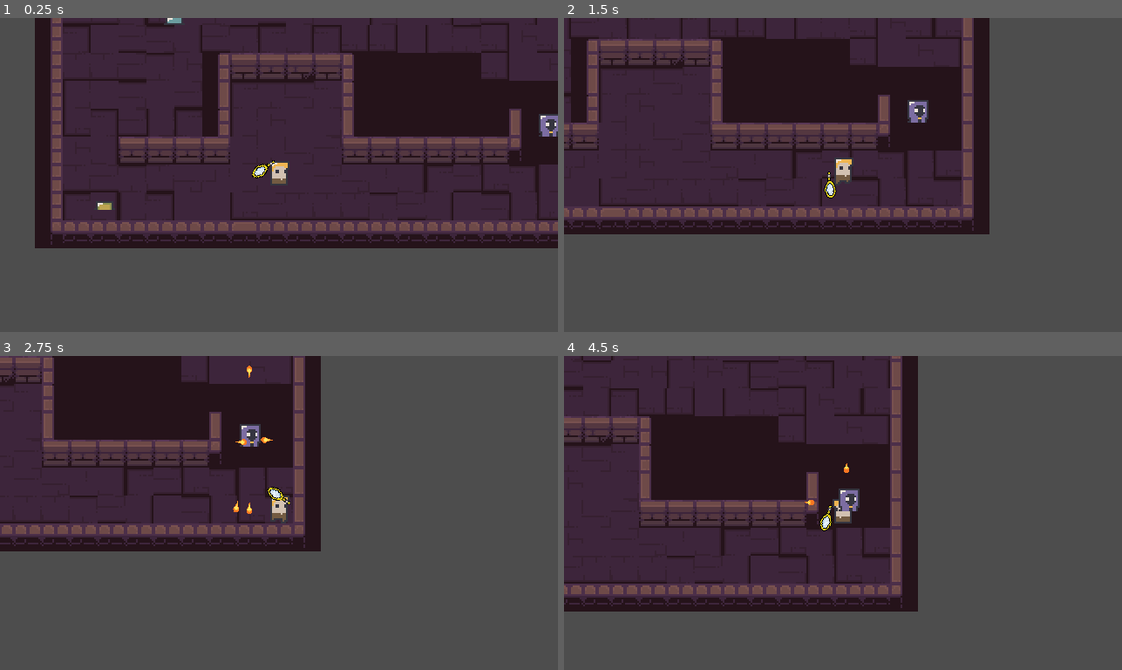
Above: before the commit, frames 1-4 (two rows, left to right).
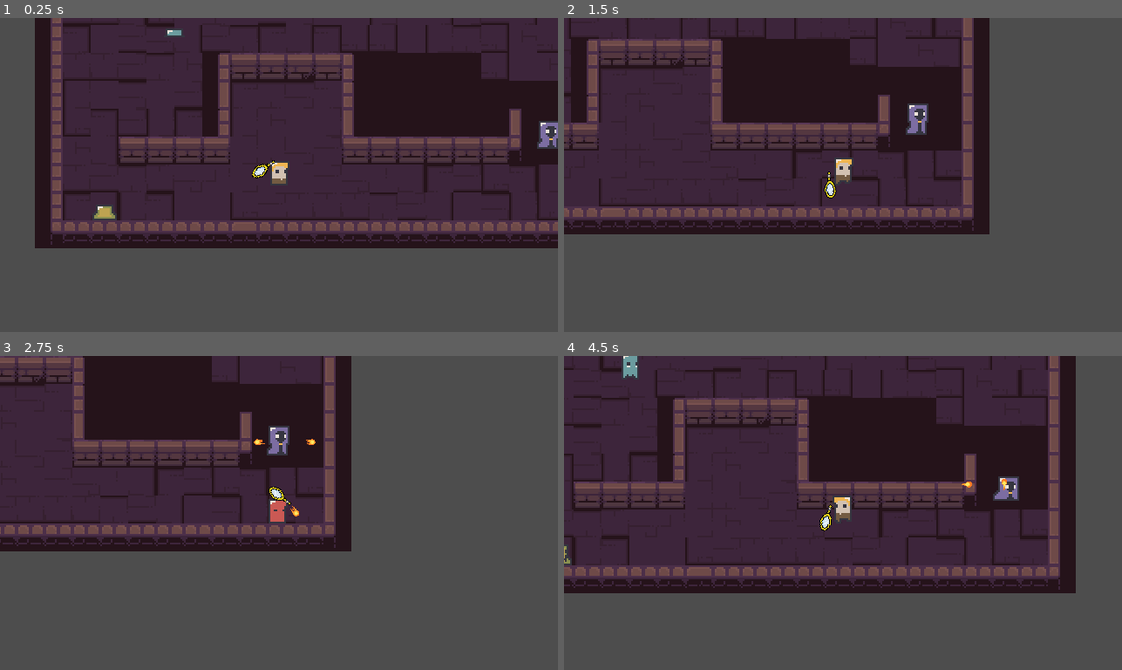
Above: after the commit, the same moments.

Repository: Z3BINI/mirror-attack
Game: Godot game, scene res://scenes/levels/test_level.tscn
The game is run twice, just before and just after one commit, with the same random seed, the same clock (stepped at 60 frames per second) and the same inputs. The project has no main scene, so this scene is started directly.
Inputs (mouse positions are in pixels of both pictures, inside the frame that each line leads up to):
- Up to frame 1 (0.25 s): no input
- Up to frame 2 (1.5 s): tap Enter at 0.5 s; move the mouse to (965, 159) at 0.52 s; hold D (move_right) 0.53-1.28 s; tap F (dash) at 0.6 s; move the mouse to (731, 190) at 1.27 s; hold S (move_down) from 1.28 s (still down); tap Shift (sprint) at 1.35 s
- Up to frame 3 (2.75 s): tap Space at 2 s; move the mouse to (334, 443) at 2.02 s; release S (move_down) at 2.03 s; hold D (move_right) from 2.03 s (still down); tap F (dash) at 2.1 s
- Up to frame 4 (4.5 s): move the mouse to (815, 575) at 2.77 s; release D (move_right) at 2.78 s; hold W (move_up) 2.78-3.53 s; tap Shift (sprint) at 2.85, 4.35 s; move the mouse to (1010, 560) at 3.52 s; hold A (move_left) from 3.53 s (still down); tap F (dash) at 3.6 s; move the mouse to (675, 465) at 4.27 s

The runs differ from the first frame. In frame 1, 0.5% of the frame differs, in the area x 16-100%, y 0-64%; in frame 2, 0.3%; in frame 3, 11%; in frame 4, 44%, in the area x 0-92%, y 0-82%.

Commit message:
Added animation manager to enemies & animations

Diff:
--- a/scenes/enemies/enemy.tscn
+++ b/scenes/enemies/enemy.tscn
@@ -127,17 +127,18 @@
 }
 
 [node name="EnemySpriteSheet" type="Sprite2D" parent="."]
-position = Vector2(0, -12)
+position = Vector2(0, -5)
 texture = ExtResource("1_y1l6t")
 hframes = 8
 vframes = 6
 
 [node name="Feet" type="CollisionShape2D" parent="."]
-position = Vector2(0, -1)
+position = Vector2(0, 6)
 rotation = 1.5708
 shape = SubResource("CapsuleShape2D_b4gsf")
 
 [node name="PlayerDetector" type="Area2D" parent="."]
+position = Vector2(0, 7)
 collision_layer = 0
 
 [node name="CollisionShape2D" type="CollisionShape2D" parent="PlayerDetector"]
@@ -145,6 +146,7 @@
 debug_color = Color(1, 0.741176, 0.298039, 0.419608)
 
 [node name="HurtBox" parent="." instance=ExtResource("7_drcld")]
+position = Vector2(0, 7)
 MAX_HP = 4.0
 
 [node name="CollisionShape2D" type="CollisionShape2D" parent="HurtBox"]
--- a/scenes/enemies/enemy_2.tscn
+++ b/scenes/enemies/enemy_2.tscn
@@ -8,7 +8,81 @@
 [ext_resource type="Texture2D" uid="uid://ovr3kc24ymtf" path="res://assets/dungeonSprites_ v1.5/necromancer_.png" id="6_txjn8"]
 [ext_resource type="PackedScene" uid="uid://fgciukqxweru" path="res://scenes/components/hurt_box.tscn" id="7_j22r5"]
 
+[sub_resource type="Animation" id="Animation_qbtqh"]
+resource_name = "idle"
+length = 0.500013
+loop_mode = 1
+step = 0.125
+tracks/0/type = "value"
+tracks/0/imported = false
+tracks/0/enabled = true
+tracks/0/path = NodePath("EnemySpriteSheet:frame")
+tracks/0/interp = 1
+tracks/0/loop_wrap = true
+tracks/0/keys = {
+"times": PackedFloat32Array(0, 0.125, 0.25, 0.375),
+"transitions": PackedFloat32Array(1, 1, 1, 1),
+"update": 1,
+"values": [0, 1, 2, 3]
+}
+
+[sub_resource type="Animation" id="Animation_xlsxr"]
+length = 0.001
+tracks/0/type = "value"
+tracks/0/imported = false
+tracks/0/enabled = true
+tracks/0/path = NodePath("EnemySpriteSheet:frame")
+tracks/0/interp = 1
+tracks/0/loop_wrap = true
+tracks/0/keys = {
+"times": PackedFloat32Array(0),
+"transitions": PackedFloat32Array(1),
+"update": 1,
+"values": [0]
+}
+
+[sub_resource type="Animation" id="Animation_ekwla"]
+resource_name = "moving"
+length = 0.666683
+loop_mode = 1
+step = 0.166667
+tracks/0/type = "value"
+tracks/0/imported = false
+tracks/0/enabled = true
+tracks/0/path = NodePath("EnemySpriteSheet:frame")
+tracks/0/interp = 1
+tracks/0/loop_wrap = true
+tracks/0/keys = {
+"times": PackedFloat32Array(0, 0.166667, 0.333333, 0.5),
+"transitions": PackedFloat32Array(1, 1, 1, 1),
+"update": 1,
+"values": [8, 9, 10, 11]
+}
+
+[sub_resource type="Animation" id="Animation_8p3jh"]
+resource_name = "took_dmg"
+length = 0.333342
+step = 0.0833333
+tracks/0/type = "value"
+tracks/0/imported = false
+tracks/0/enabled = true
+tracks/0/path = NodePath("EnemySpriteSheet:frame")
+tracks/0/interp = 1
+tracks/0/loop_wrap = true
+tracks/0/keys = {
+"times": PackedFloat32Array(0, 0.0833333, 0.166667, 0.25),
+"transitions": PackedFloat32Array(1, 1, 1, 1),
+"update": 1,
+"values": [24, 25, 26, 27]
+}
+
 [sub_resource type="AnimationLibrary" id="AnimationLibrary_nx30x"]
+_data = {
+"RESET": SubResource("Animation_xlsxr"),
+"idle": SubResource("Animation_qbtqh"),
+"moving": SubResource("Animation_ekwla"),
+"took_dmg": SubResource("Animation_8p3jh")
+}
 
 [sub_resource type="CapsuleShape2D" id="CapsuleShape2D_b4gsf"]
 radius = 1.0
@@ -18,7 +92,7 @@
 radius = 47.0
 
 [sub_resource type="RectangleShape2D" id="RectangleShape2D_qor1i"]
-size = Vector2(12, 13)
+size = Vector2(12, 15)
 
 [node name="Enemy2" type="CharacterBody2D" groups=["enemy"]]
 collision_layer = 2
@@ -53,17 +127,18 @@
 }
 
 [node name="EnemySpriteSheet" type="Sprite2D" parent="."]
-position = Vector2(0, -10)
+position = Vector2(0, -5)
 texture = ExtResource("6_txjn8")
 hframes = 8
-vframes = 6
+vframes = 5
 
 [node name="Feet" type="CollisionShape2D" parent="."]
-position = Vector2(0, -1)
+position = Vector2(0, 4)
 rotation = 1.5708
 shape = SubResource("CapsuleShape2D_b4gsf")
 
 [node name="PlayerDetector" type="Area2D" parent="."]
+position = Vector2(0, 5)
 collision_layer = 0
 
 [node name="CollisionShape2D" type="CollisionShape2D" parent="PlayerDetector"]
@@ -71,10 +146,11 @@
 debug_color = Color(1, 0.741176, 0.298039, 0.419608)
 
 [node name="HurtBox" parent="." instance=ExtResource("7_j22r5")]
+position = Vector2(0, 5)
 MAX_HP = 4.0
 
 [node name="CollisionShape2D" type="CollisionShape2D" parent="HurtBox"]
-position = Vector2(0, -6.5)
+position = Vector2(0, -5.5)
 shape = SubResource("RectangleShape2D_qor1i")
 
 [connection signal="body_entered" from="PlayerDetector" to="." method="_on_player_detector_body_entered"]
--- a/scenes/enemies/enemy_3.tscn
+++ b/scenes/enemies/enemy_3.tscn
@@ -8,7 +8,81 @@
 [ext_resource type="Texture2D" uid="uid://b7qmxa4h1poio" path="res://assets/dungeonSprites_ v1.5/slime_.png" id="6_d5ec2"]
 [ext_resource type="PackedScene" uid="uid://fgciukqxweru" path="res://scenes/components/hurt_box.tscn" id="7_j22r5"]
 
+[sub_resource type="Animation" id="Animation_s03th"]
+resource_name = "idle"
+length = 1.33335
+loop_mode = 2
+step = 0.166667
+tracks/0/type = "value"
+tracks/0/imported = false
+tracks/0/enabled = true
+tracks/0/path = NodePath("EnemySpriteSheet:frame")
+tracks/0/interp = 1
+tracks/0/loop_wrap = true
+tracks/0/keys = {
+"times": PackedFloat32Array(0.333333, 0.5, 0.666667, 0.833333),
+"transitions": PackedFloat32Array(1, 1, 1, 1),
+"update": 1,
+"values": [0, 1, 2, 3]
+}
+
+[sub_resource type="Animation" id="Animation_mm8mi"]
+length = 0.001
+tracks/0/type = "value"
+tracks/0/imported = false
+tracks/0/enabled = true
+tracks/0/path = NodePath("EnemySpriteSheet:frame")
+tracks/0/interp = 1
+tracks/0/loop_wrap = true
+tracks/0/keys = {
+"times": PackedFloat32Array(0),
+"transitions": PackedFloat32Array(1),
+"update": 1,
+"values": [0]
+}
+
+[sub_resource type="Animation" id="Animation_5hn7u"]
+resource_name = "moving"
+length = 0.666683
+loop_mode = 1
+step = 0.166667
+tracks/0/type = "value"
+tracks/0/imported = false
+tracks/0/enabled = true
+tracks/0/path = NodePath("EnemySpriteSheet:frame")
+tracks/0/interp = 1
+tracks/0/loop_wrap = true
+tracks/0/keys = {
+"times": PackedFloat32Array(0, 0.166667, 0.333333, 0.5),
+"transitions": PackedFloat32Array(1, 1, 1, 1),
+"update": 1,
+"values": [8, 9, 10, 11]
+}
+
+[sub_resource type="Animation" id="Animation_4emyt"]
+resource_name = "took_dmg"
+length = 0.333342
+step = 0.0833333
+tracks/0/type = "value"
+tracks/0/imported = false
+tracks/0/enabled = true
+tracks/0/path = NodePath("EnemySpriteSheet:frame")
+tracks/0/interp = 1
+tracks/0/loop_wrap = true
+tracks/0/keys = {
+"times": PackedFloat32Array(0, 0.0833333, 0.166667, 0.25),
+"transitions": PackedFloat32Array(1, 1, 1, 1),
+"update": 1,
+"values": [24, 25, 26, 27]
+}
+
 [sub_resource type="AnimationLibrary" id="AnimationLibrary_nx30x"]
+_data = {
+"RESET": SubResource("Animation_mm8mi"),
+"idle": SubResource("Animation_s03th"),
+"moving": SubResource("Animation_5hn7u"),
+"took_dmg": SubResource("Animation_4emyt")
+}
 
 [sub_resource type="CapsuleShape2D" id="CapsuleShape2D_b4gsf"]
 radius = 1.0
@@ -75,17 +149,18 @@
 }
 
 [node name="EnemySpriteSheet" type="Sprite2D" parent="."]
-position = Vector2(0, -10)
+position = Vector2(0, -6)
 texture = ExtResource("6_d5ec2")
 hframes = 8
-vframes = 6
+vframes = 5
 
 [node name="Feet" type="CollisionShape2D" parent="."]
-position = Vector2(0, -1)
+position = Vector2(0, 3)
 rotation = 1.5708
 shape = SubResource("CapsuleShape2D_b4gsf")
 
 [node name="PlayerDetector" type="Area2D" parent="."]
+position = Vector2(0, 4)
 collision_layer = 0
 
 [node name="CollisionShape2D" type="CollisionShape2D" parent="PlayerDetector"]
@@ -93,13 +168,15 @@
 debug_color = Color(1, 0.741176, 0.298039, 0.419608)
 
 [node name="HurtBox" parent="." instance=ExtResource("7_j22r5")]
+position = Vector2(0, 4)
 MAX_HP = 4.0
 
 [node name="CollisionShape2D" type="CollisionShape2D" parent="HurtBox"]
-position = Vector2(0, -6.5)
+position = Vector2(0, -4.5)
 shape = SubResource("RectangleShape2D_qor1i")
 
 [node name="VanishEffect" type="GPUParticles2D" parent="."]
+position = Vector2(0, 4)
 emitting = false
 amount = 32
 process_material = SubResource("ParticleProcessMaterial_8bja8")
--- a/scripts/enemies/enemy.gd
+++ b/scripts/enemies/enemy.gd
@@ -3,19 +3,21 @@
 @export var PLAYER : CharacterBody2D
 @export_enum('TYPE1', 'TYPE2', 'TYPE3') var ENEMY_TYPE : String
 @export var vanish_effect : GPUParticles2D
-@export var KNOCK_BACK_STRENGTH : float = 100.0
+@export var KNOCK_BACK_STRENGTH : float = 175
 
 var player_in_range : bool = false
 var sprite : Sprite2D
 var took_dmg : bool = false
+var animation_player : AnimationPlayer
 
 # Called when the node enters the scene tree for the first time.
 func _ready():
 	sprite = $EnemySpriteSheet
+	animation_player = $AnimationPlayer
 
 # Called every frame. 'delta' is the elapsed time since the previous frame.
 func _process(_delta):
-	pass
+	animation_manager()
 
 func _physics_process(_delta):
 	move_and_slide()
@@ -27,4 +29,18 @@
 	player_in_range = false
 
 func knock_back(dir):
-	velocity = ((global_position - dir).normalized() * KNOCK_BACK_STRENGTH)
+	velocity = Vector2.ZERO
+	velocity = ((-dir).normalized()) * KNOCK_BACK_STRENGTH  # his direction minus my direction!
+
+func animation_manager():
+	sprite.flip_h = (velocity.x < 0)
+
+	if took_dmg:
+			animation_player.play("took_dmg")
+			await animation_player.animation_finished
+			took_dmg = false
+
+	if velocity != Vector2.ZERO:
+		animation_player.play("moving")
+	else:
+		animation_player.play("idle")
--- a/scripts/states/enemy_states/idle.gd
+++ b/scripts/states/enemy_states/idle.gd
@@ -3,6 +3,7 @@
 
 @export var MIN_IDLE_TIME : float = 5
 @export var MAX_IDLE_TIME : float = 10
+
 
 var idle_time : float
 
Not shown: 1 places in scenes/enemies/enemy_2.tscn that only renumber resources
Not shown: 1 places in scenes/enemies/enemy_3.tscn that only renumber resources
